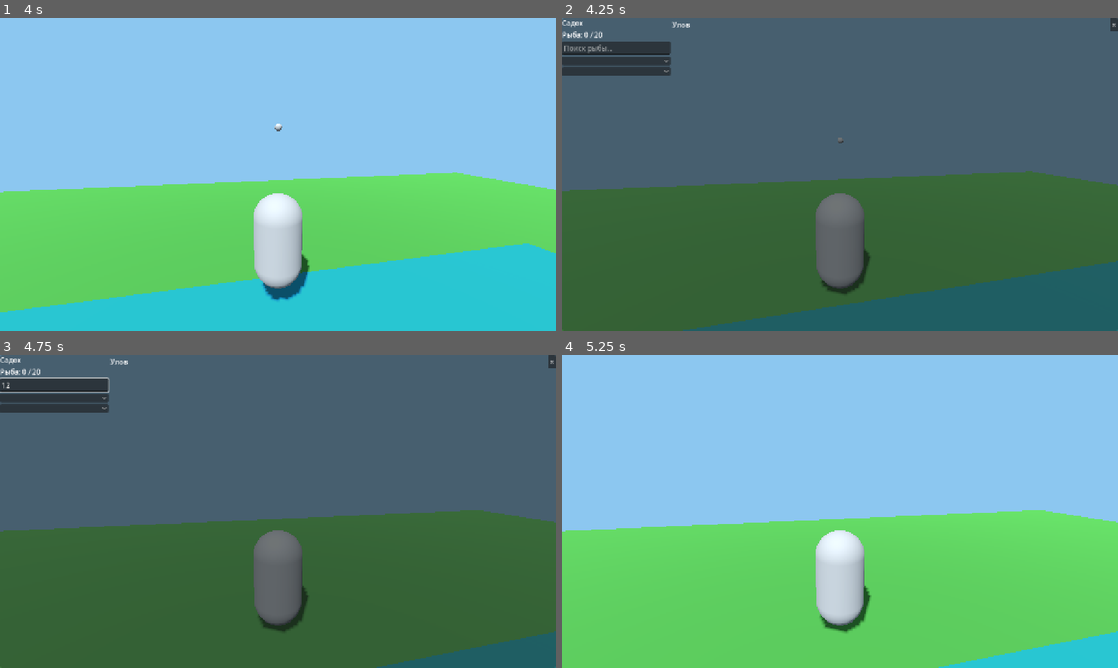
Above: before the commit, frames 1-4 (two rows, left to right).
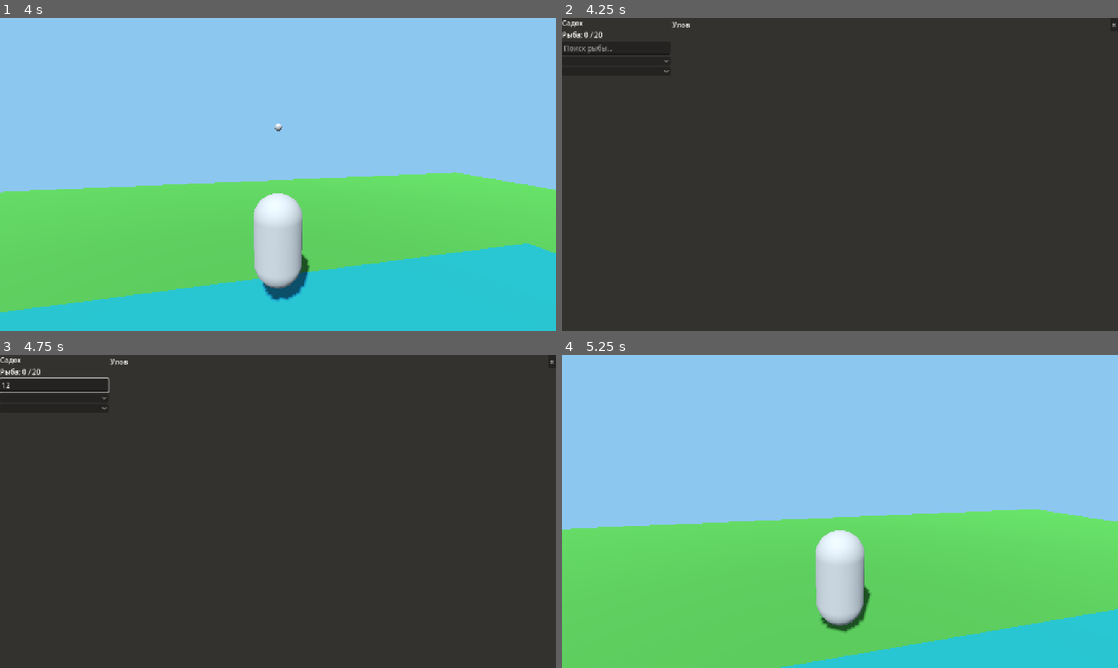
Above: after the commit, the same moments.

Repository: Comper123/FishingGame
Game: Godot game, scene res://scenes/main.tscn
The game is run twice, just before and just after one commit, with the same random seed, the same clock (stepped at 60 frames per second) and the same inputs.
Inputs (mouse positions are in pixels of both pictures, inside the frame that each line leads up to):
- Up to frame 1 (4 s): tap Enter at 0.5 s; move the mouse to (305, 174) at 0.52 s; press the mouse at (305, 174) at 0.53 s; hold W (move_forward) from 0.53 s (still down); tap Space (jump) at 0.77, 1.52, 3.02, 3.77 s; move the mouse to (250, 174) at 1.27 s; release the mouse at (250, 174) at 1.28 s; click (250, 174) at 1.35 s; move the mouse to (289, 168) at 2.02 s; press the mouse at (289, 168) at 2.03 s; move the mouse to (272, 180) at 2.77 s; release the mouse at (272, 180) at 2.78 s; click (272, 180) at 2.85 s; move the mouse to (316, 177) at 3.52 s; press the mouse at (316, 177) at 3.53 s
- Up to frame 2 (4.25 s): keep holding W (move_forward); tap I (toggle_inventory) at 4.15 s
- Up to frame 3 (4.75 s): release W (move_forward) at 4.25 s; release the mouse at (316, 514) at 4.25 s; click (55, 386) at 4.27 s; type "12" at 4.35 s
- Up to frame 4 (5.25 s): click "×" at 5 s

Frame 1 is identical in both runs. In frame 2, 100% of the frame differs, in the area x 0-100%, y 0-100%; in frame 3, 100%; in frame 4, 4.4%.

Commit message:
open inventory is block game process

Diff:
--- a/scenes/player.tscn
+++ b/scenes/player.tscn
@@ -9,6 +9,9 @@
 [sub_resource type="CapsuleMesh" id="CapsuleMesh_1vivr"]
 
 [sub_resource type="CapsuleShape3D" id="CapsuleShape3D_8vrlf"]
+
+[sub_resource type="StyleBoxFlat" id="StyleBoxFlat_qlg0r"]
+bg_color = Color(0.2044166, 0.19769421, 0.1808894, 1)
 
 [node name="Player" type="CharacterBody3D" unique_id=1836711902]
 script = ExtResource("1_3vyb7")
@@ -52,6 +55,7 @@
 anchor_bottom = 1.0
 grow_horizontal = 2
 grow_vertical = 2
+theme_override_styles/panel = SubResource("StyleBoxFlat_qlg0r")
 script = ExtResource("3_dqkch")
 inventory = NodePath("../../FishingInventory")
 fish_card_scene = ExtResource("4_qlg0r")
--- a/scripts/inventory/inventory_ui.gd
+++ b/scripts/inventory/inventory_ui.gd
@@ -1,6 +1,8 @@
 class_name InventoryUI
 extends PanelContainer
 
+signal inventory_opened
+signal inventory_closed
 
 @export var inventory: FishingInventory
 @export var fish_card_scene: PackedScene
@@ -9,6 +11,7 @@
 @onready var capacity_label: Label = ($ScreenMargin/MainLayout/Sidebar/CapacityLabel)
 @onready var fish_grid: GridContainer  = ($ScreenMargin/MainLayout/MainContent/FishScroll/FishGrid)
 @onready var close_button: Button = ($ScreenMargin/MainLayout/MainContent/Header/CloseButton)
+
 
 func _ready() -> void:
 	hide()
@@ -23,16 +26,18 @@
 func _unhandled_input(event: InputEvent) -> void:
 	if event.is_action_pressed("toggle_inventory"):
 		toggle_inventory()
+		get_viewport().set_input_as_handled()
+	elif (visible and event.is_action_pressed("ui_cancel")):
+		close_inventory()
+		get_viewport().set_input_as_handled()
 
 
 # Управление видимостью инвентаря
 func toggle_inventory() -> void:
-	visible = not visible
 	if visible:
-		refresh_inventory()
-		Input.mouse_mode = Input.MOUSE_MODE_VISIBLE
+		close_inventory()
 	else:
-		Input.mouse_mode = Input.MOUSE_MODE_CAPTURED
+		open_inventory()
 
 
 func refresh_inventory() -> void:
@@ -51,6 +56,14 @@
 		child.queue_free()
 
 
+func open_inventory() -> void:
+	show()
+	refresh_inventory()
+	Input.mouse_mode = Input.MOUSE_MODE_VISIBLE
+	inventory_opened.emit()
+
+
 func close_inventory() -> void:
 	hide()
 	Input.mouse_mode = Input.MOUSE_MODE_CAPTURED
+	inventory_closed.emit()
--- a/scripts/player.gd
+++ b/scripts/player.gd
@@ -13,21 +13,25 @@
 @onready var catch_label: Label = $HUD/CatchLabel
 @onready var message_timer: Timer = $HUD/MessageTimer
 @onready var fishing_inventory: FishingInventory = $FishingInventory
+@onready var inventory_ui: InventoryUI = ($HUD/InventoryPanel)
+
 
 var current_bobber: Bobber = null     # Текущий поплавок
-
-var gravity: float = float(
-	ProjectSettings.get_setting("physics/3d/default_gravity")
-)
+var gravity: float = float(ProjectSettings.get_setting("physics/3d/default_gravity"))
+var is_gameplay_blocked: bool = false
 
 
 func _ready() -> void:
 	Input.mouse_mode = Input.MOUSE_MODE_CAPTURED
 	catch_label.hide()
 	message_timer.timeout.connect(_on_message_timer_timeout)
+	inventory_ui.inventory_opened.connect(_on_inventory_opened)
+	inventory_ui.inventory_closed.connect(_on_inventory_closed)
 
 
 func _unhandled_input(event: InputEvent) -> void:
+	if is_gameplay_blocked:
+		return
 	if (event is InputEventMouseMotion and Input.mouse_mode == Input.MOUSE_MODE_CAPTURED):
 		rotate_y(-event.relative.x * mouse_sensetivity)
 		camera_pivot.rotate_x(-event.relative.y * mouse_sensetivity)
@@ -51,6 +55,12 @@
 
 func _physics_process(delta: float) -> void:
 	apply_gravity(delta)
+
+	if is_gameplay_blocked:
+		velocity.x = move_toward(velocity.x, 0.0, acceleration * delta)
+		velocity.z = move_toward(velocity.z, 0.0, acceleration * delta)
+		move_and_slide()
+		return
 	handle_jump()
 	handle_movement(delta)
 	move_and_slide()
@@ -139,3 +149,9 @@
 
 func _on_message_timer_timeout() -> void:
 	catch_label.hide()
+
+func _on_inventory_opened() -> void:
+	is_gameplay_blocked = true
+
+func _on_inventory_closed() -> void:
+	is_gameplay_blocked = false
